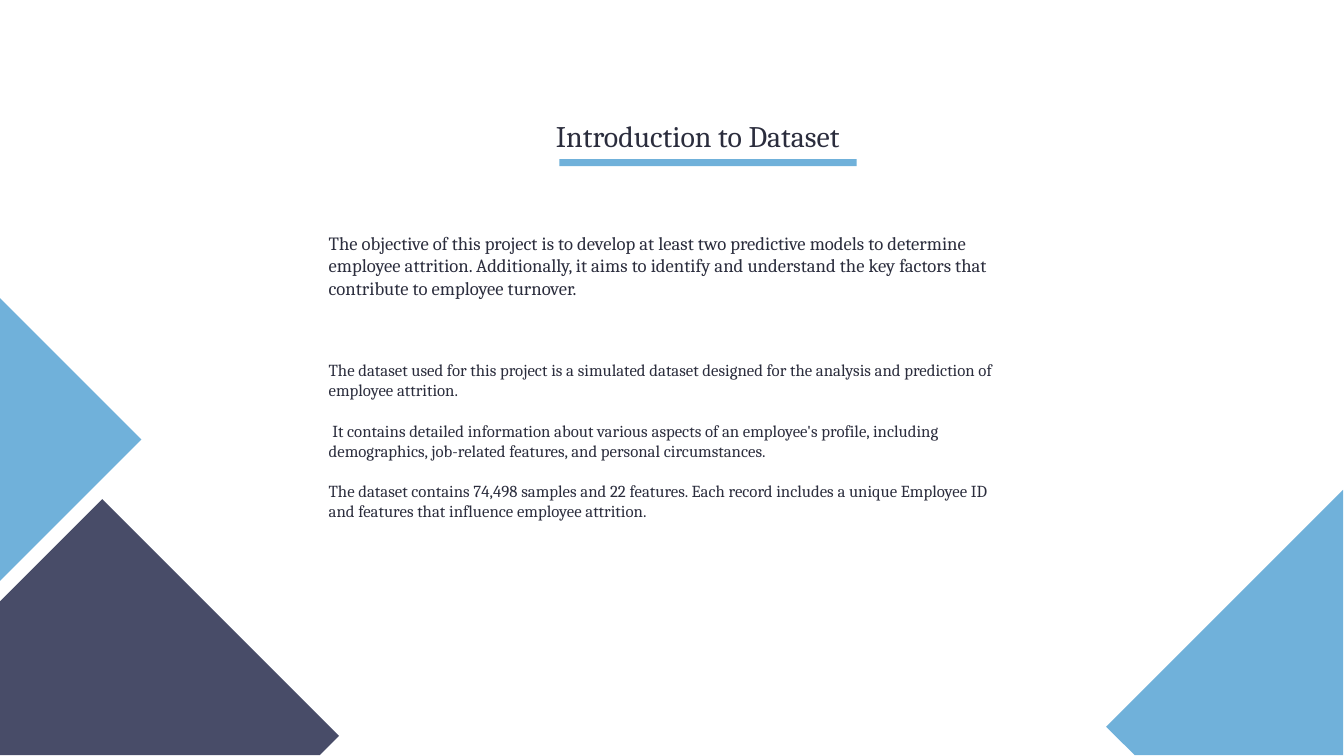
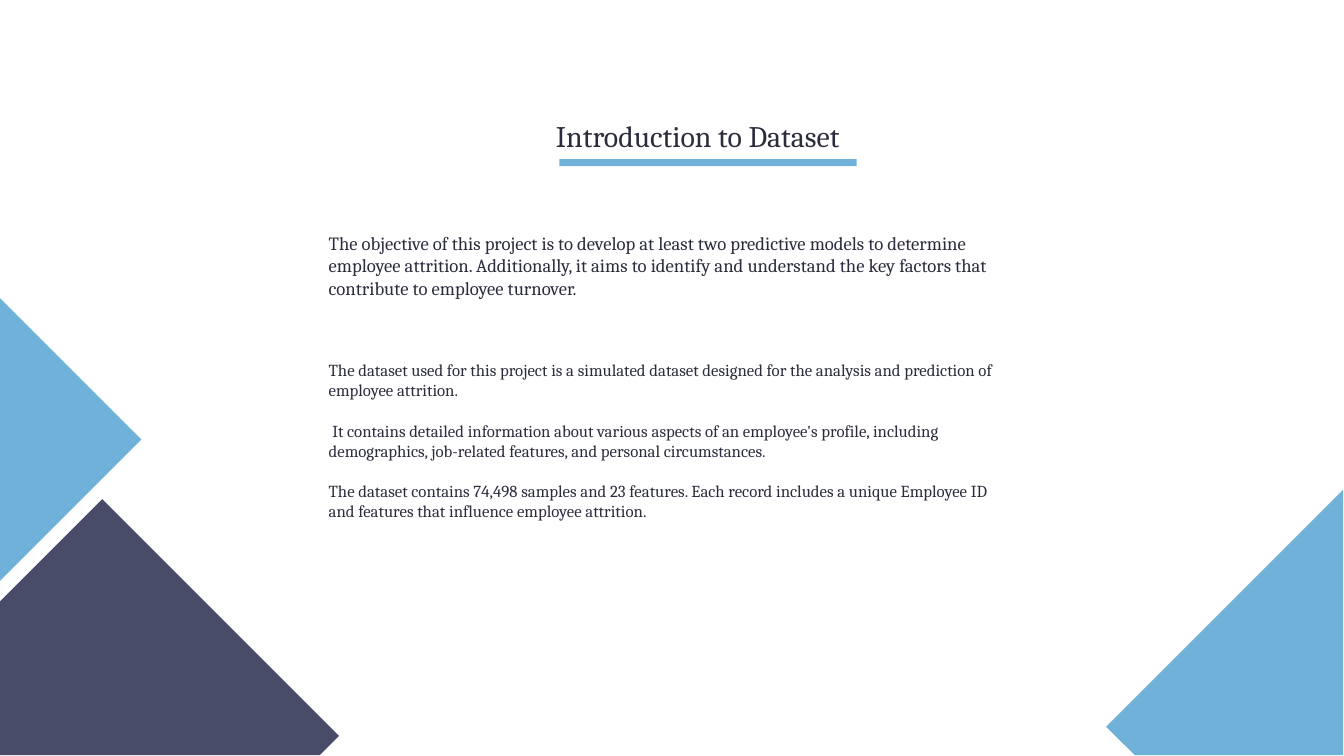
Before and after one commit to ztutar/Employee_Attrition_Classification_StatisticalLearning_FinalProject, a slide deck: slide 2 of TUTAR_OZEN_Project_Presentation.pptx. Drawn at 1344x756 pixels with LibreOffice and Linux fonts; fonts in the diff are those of the drawing. Boxes give left, top, right and bottom in pixels: in the first picture for what was removed or moved away, otherwise in the second. Text is boxed around its words. In the diff, an @@ line names an element or a change of style, - is before the commit and + after.

```diff
--- a/TUTAR_OZEN_Project_Presentation.pptx
+++ b/TUTAR_OZEN_Project_Presentation.pptx
@@ text at <box>329,485,987,521</box>: text changed @@
-The dataset contains 74,498 samples and 22 features. Each record includes a unique Employee ID and features that influence employee attrition.
+The dataset contains 74,498 samples and 23 features. Each record includes a unique Employee ID and features that influence employee attrition.
```
Also in this commit, not shown: 11 other slides changed, 1 slide added, 2 slides removed, 2 other files.
